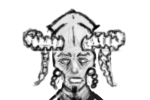
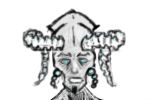
Comparing the layer stacks of the two 150 x 100 images. Changes:
renamed "Calque 7" to "Calque 9", painted on it over [28, 33, 119, 100]
